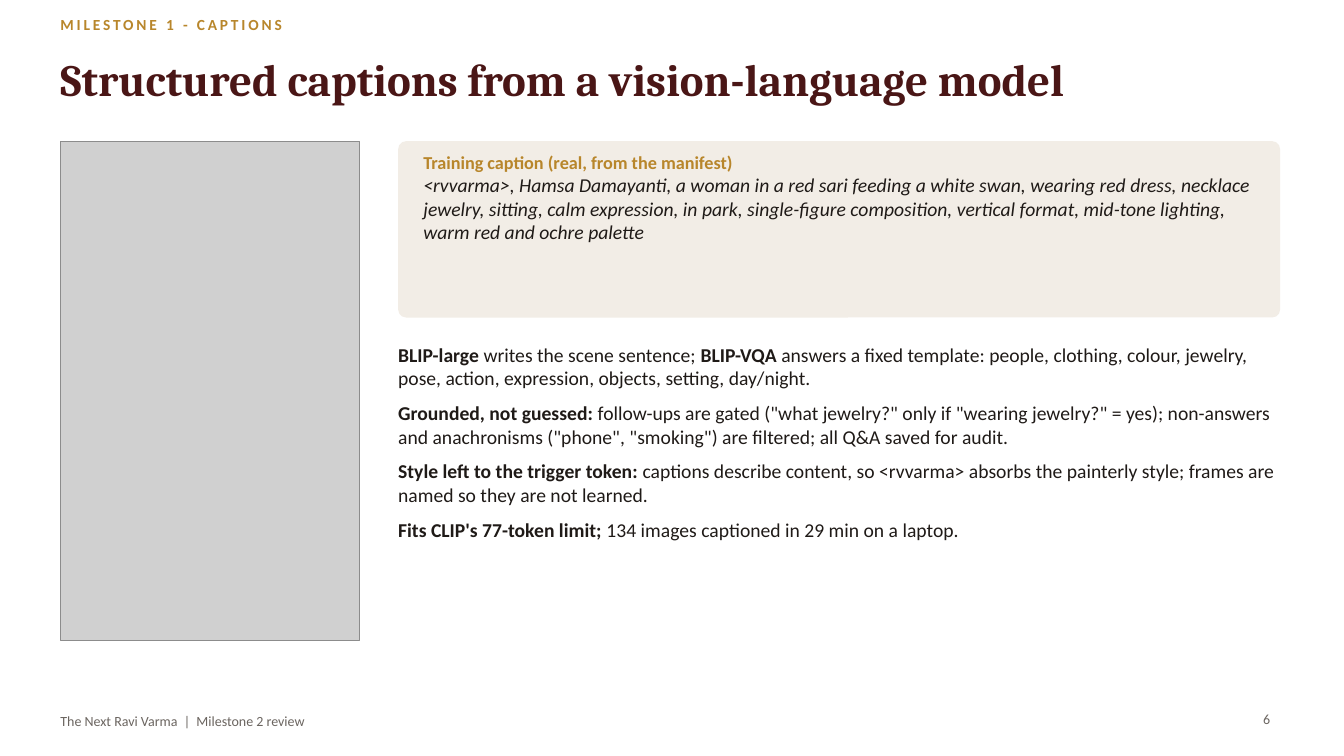
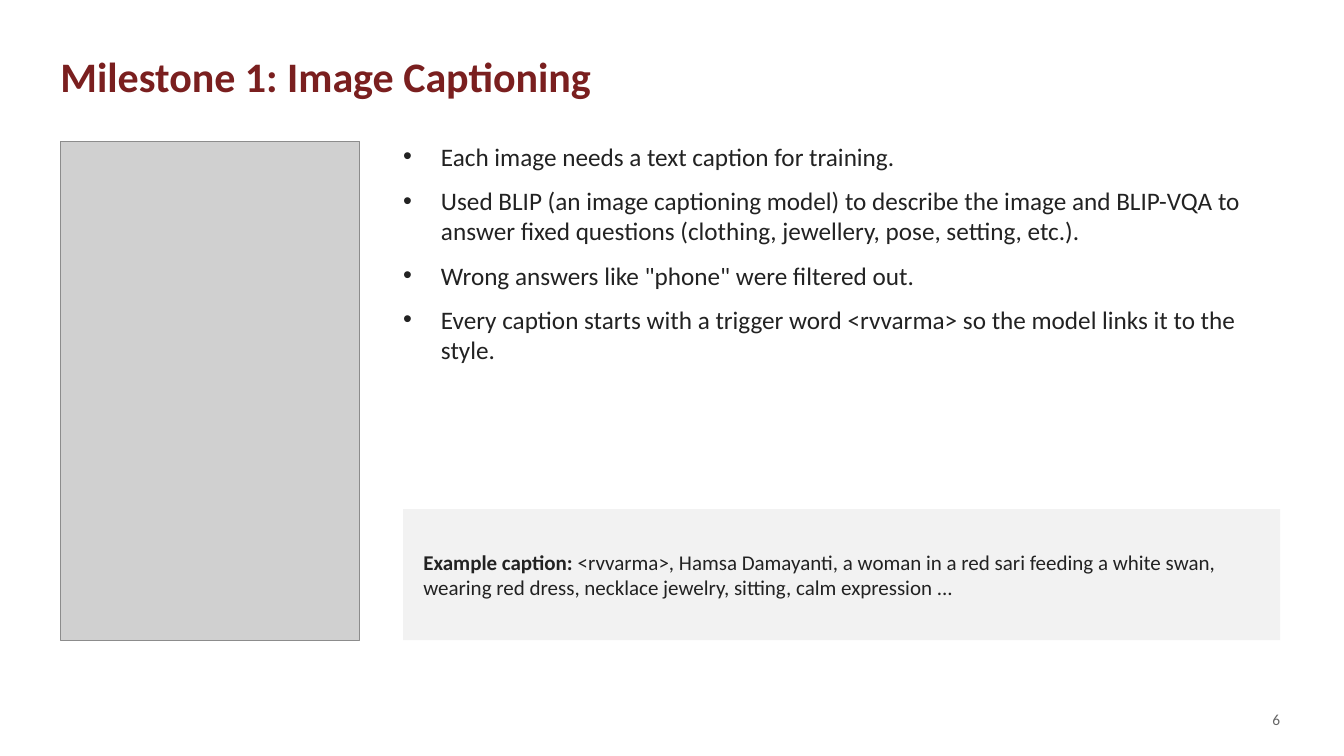
Before and after one commit to f20240684-cmd/the-next-ravi-varma-v2, a slide deck: slide 6 of docs/The_Next_Ravi_Varma_Milestone2_Review.pptx. Drawn at 1344x756 pixels with LibreOffice and Linux fonts; fonts in the diff are those of the drawing; grey boxes stand for pictures. Boxes give left, top, right and bottom in pixels: in the first picture for what was removed or moved away, otherwise in the second. Text is boxed around its words. In the diff, an @@ line names an element or a change of style, - is before the commit and + after.

```diff
--- a/docs/The_Next_Ravi_Varma_Milestone2_Review.pptx
+++ b/docs/The_Next_Ravi_Varma_Milestone2_Review.pptx
@@ text removed at <box>60,20,282,30</box> @@
-MILESTONE 1 - CAPTIONS
@@ title at <box>60,62,591,99</box>: text changed; size 32 to 30 pt; font Cambria to Calibri; text colour #4A1616 to #7A1F1F @@
-Structured captions from a vision-language model
+Milestone 1: Image Captioning
@@ rounded rectangle removed at <box>398,141,1280,318</box> @@
@@ text added at <box>441,148,1239,363</box>, 18 pt, text #222222 @@
+• Each image needs a text caption for training.
+• Used BLIP (an image captioning model) to describe the image and BLIP-VQA to answer fixed questions (clothing, jewellery, pose, setting, etc.).
+• Wrong answers like "phone" were filtered out.
+• Every caption starts with a trigger word <rvvarma> so the model links it to the style.
@@ text removed at <box>398,348,1274,541</box> @@
-• BLIP-large writes the scene sentence; BLIP-VQA answers a fixed template: people, clothing, colour, jewelry, pose, action, expression, objects, setting, day/night.
-• Grounded, not guessed: follow-ups are gated ("what jewelry?" only if "wearing jewelry?" = yes); non-answers and anachronisms ("phone", "smoking") are filtered; all Q&A saved for audit.
-• Style left to the trigger token: captions describe content, so <rvvarma> absorbs the painterly style; frames are named so they are not learned.
-• Fits CLIP's 77-token limit; 134 images captioned in 29 min on a laptop.
@@ rectangle added at <box>403,509,1280,640</box>, fill #F2F2F2 @@
@@ text "Example caption: <rvvarma>, Hamsa Damayanti, ..." at <box>423,555,1215,599</box>: vertical alignment top to middle @@
@@ text at <box>423,555,1215,599</box>: text changed; size 14 to 15 pt; text colour #1F1A17 to #222222; italic off @@
-Training caption (real, from the manifest)
-<rvvarma>, Hamsa Damayanti, a woman in a red sari feeding a white swan, wearing red dress, necklace jewelry, sitting, calm expression, in park, single-figure composition, vertical format, mid-tone lighting, warm red and ochre palette
+Example caption: <rvvarma>, Hamsa Damayanti, a woman in a red sari feeding a white swan, wearing red dress, necklace jewelry, sitting, calm expression ...
@@ text removed at <box>60,716,305,726</box> @@
-The Next Ravi Varma | Milestone 2 review
@@ page number: place and size @@
-page number at <box>1263,714,1270,724</box>
+page number at <box>1272,714,1280,725</box>
@@ page number at <box>1272,714,1280,725</box>: size 10 to 11 pt, text colour #6B6560 to #666666 @@
```
Also in this commit, not shown: 2 other slides changed, 10 slides added, 10 slides removed, 1 other file.
